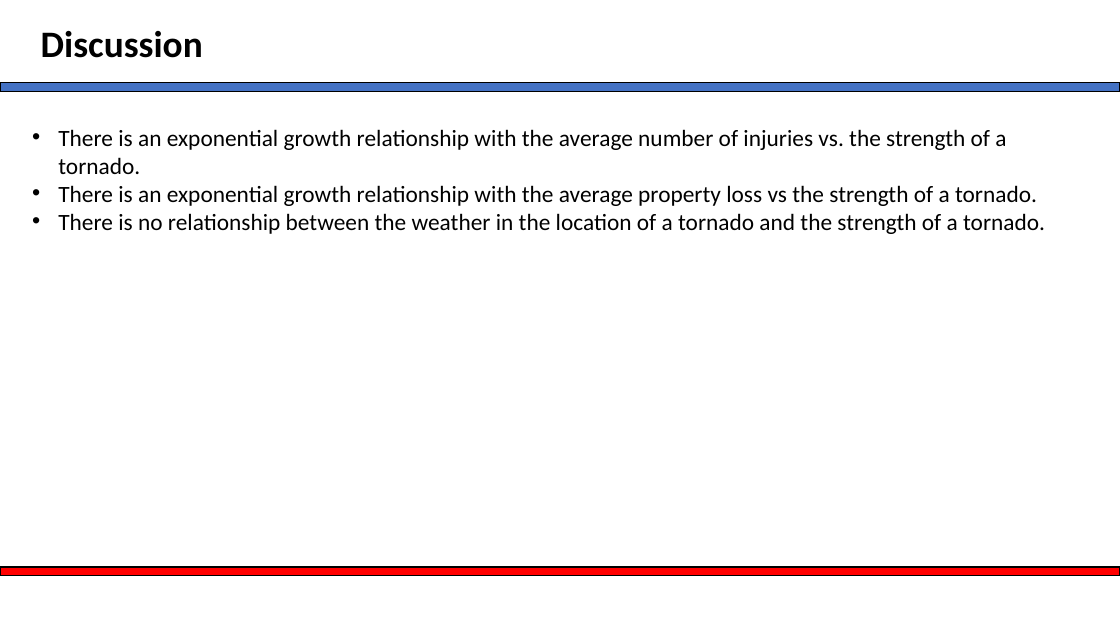
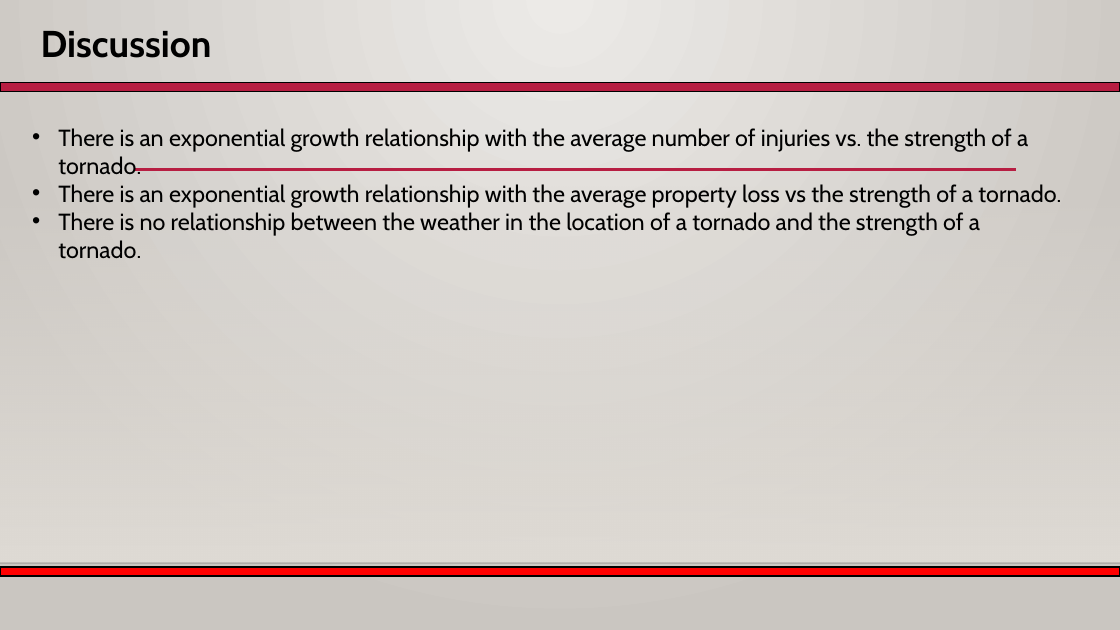
Before and after one commit to ecolburn20/Project1Team3, a slide deck: slide 12 of Group_slides_v2.pptx. Drawn at 1120x630 pixels with LibreOffice and Linux fonts; fonts in the diff are those of the drawing; background and template pictures are left out. Boxes give left, top, right and bottom in pixels: in the first picture for what was removed or moved away, otherwise in the second. Text is boxed around its words. In the diff, an @@ line names an element or a change of style, - is before the commit and + after.

```diff
--- a/Group_slides_v2.pptx
+++ b/Group_slides_v2.pptx
@@ background #FFFFFF to gradient #ECEAE7 to #CAC7C1 @@
@@ text "Discussion" at [41, 31, 212, 58]: font Calibri to Cabin @@
@@ rectangle at [0, 82, 1120, 92]: fill #4472C4 to #B71E42; outline #000000 1 pt to #000000 1.25 pt @@
@@ text "There is an exponential growth ..." at [58, 128, 1061, 259]: font Calibri to Cabin @@
@@ line added from (134, 170) to (1017, 170), #B71E42 2.5 pt @@
@@ rectangle added at [0, 186, 1120, 563], fill gradient #DFDBD5 @@
@@ rectangle at [0, 567, 1120, 576]: outline #000000 1 pt to #000000 1.25 pt @@
@@ line added from (0, 563) to (1120, 563), #000001 1 pt @@
```
Also in this commit, not shown: 13 other slides changed, 7 slides added.
